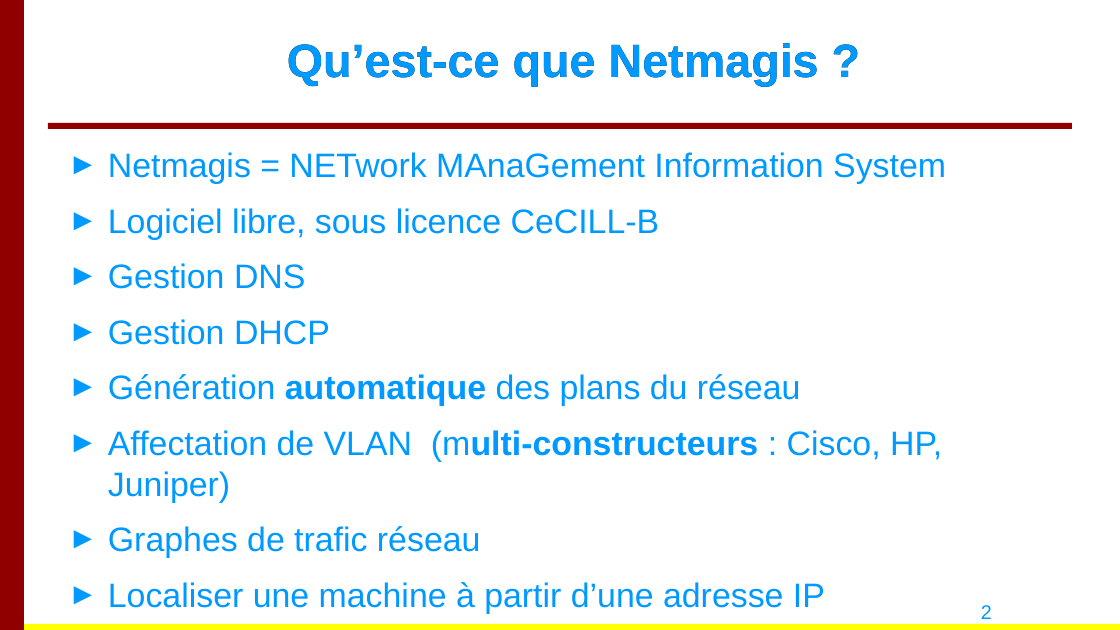
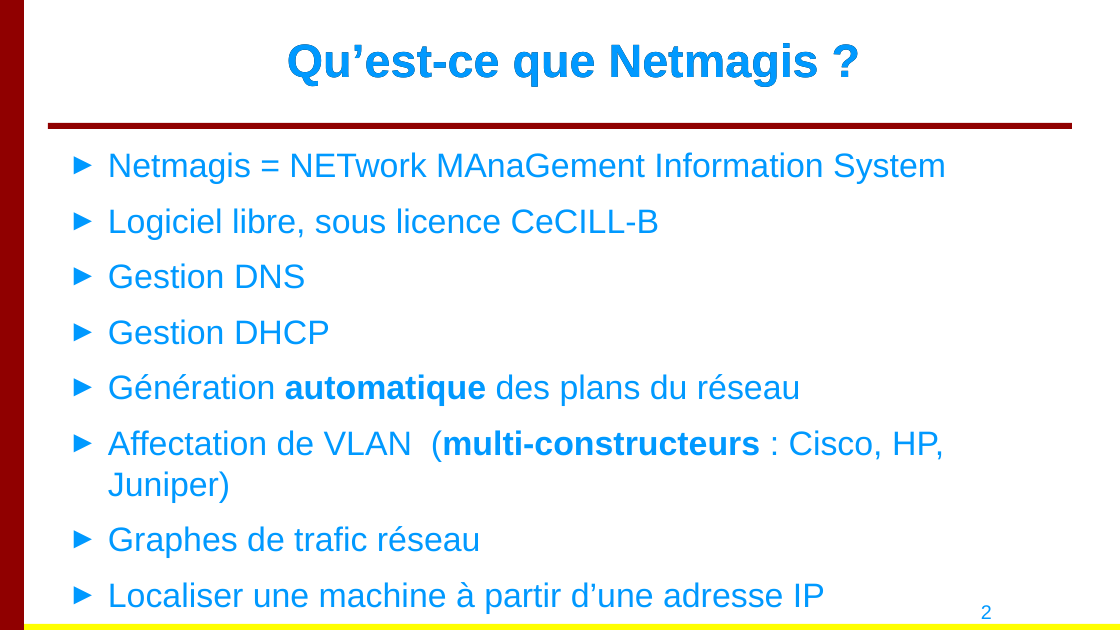
Before and after one commit to netmagis/netmagis, a slide deck: slide 2 of doc/jres/jres2013/netmagis_jres_2013.odp. Drawn at 1120x630 pixels with LibreOffice and Linux fonts; fonts in the diff are those of the drawing; background and template pictures are left out. Boxes give left, top, right and bottom in pixels: in the first picture for what was removed or moved away, otherwise in the second. Text is boxed around its words. In the diff, an @@ line names an element or a change of style, - is before the commit and + after.

Commit message:
Minor typos
- title in accordance with lightning talk title
- "m" in bold in "multiconstructeur"
- empty bullet removed

```diff
--- a/doc/jres/jres2013/netmagis_jres_2013.odp
+++ b/doc/jres/jres2013/netmagis_jres_2013.odp
@@ text at bbox=[108, 430, 944, 502]: bold on in "(multi-constructeurs" @@
```
Also in this commit, not shown: 1 other slide changed.
